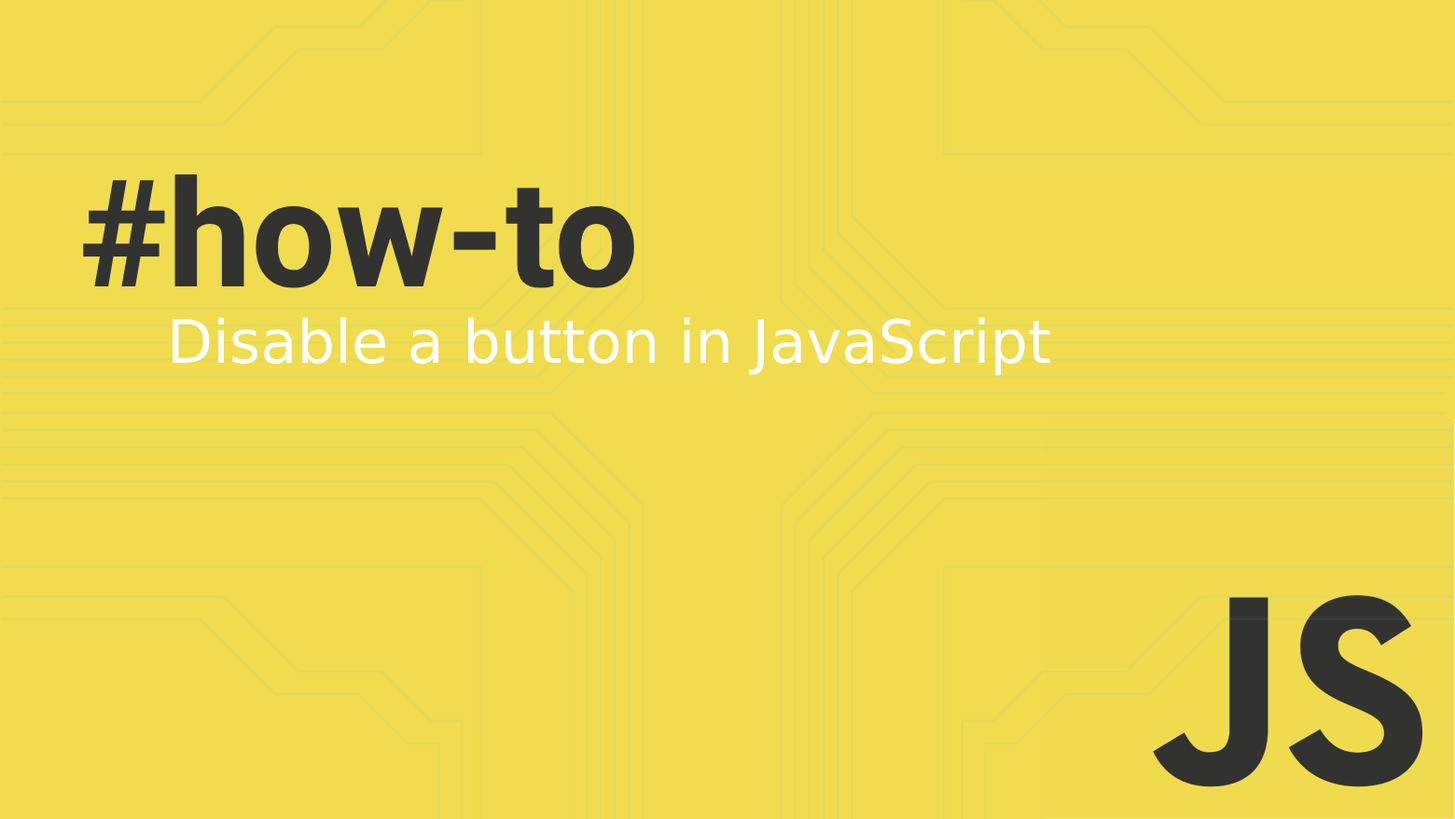
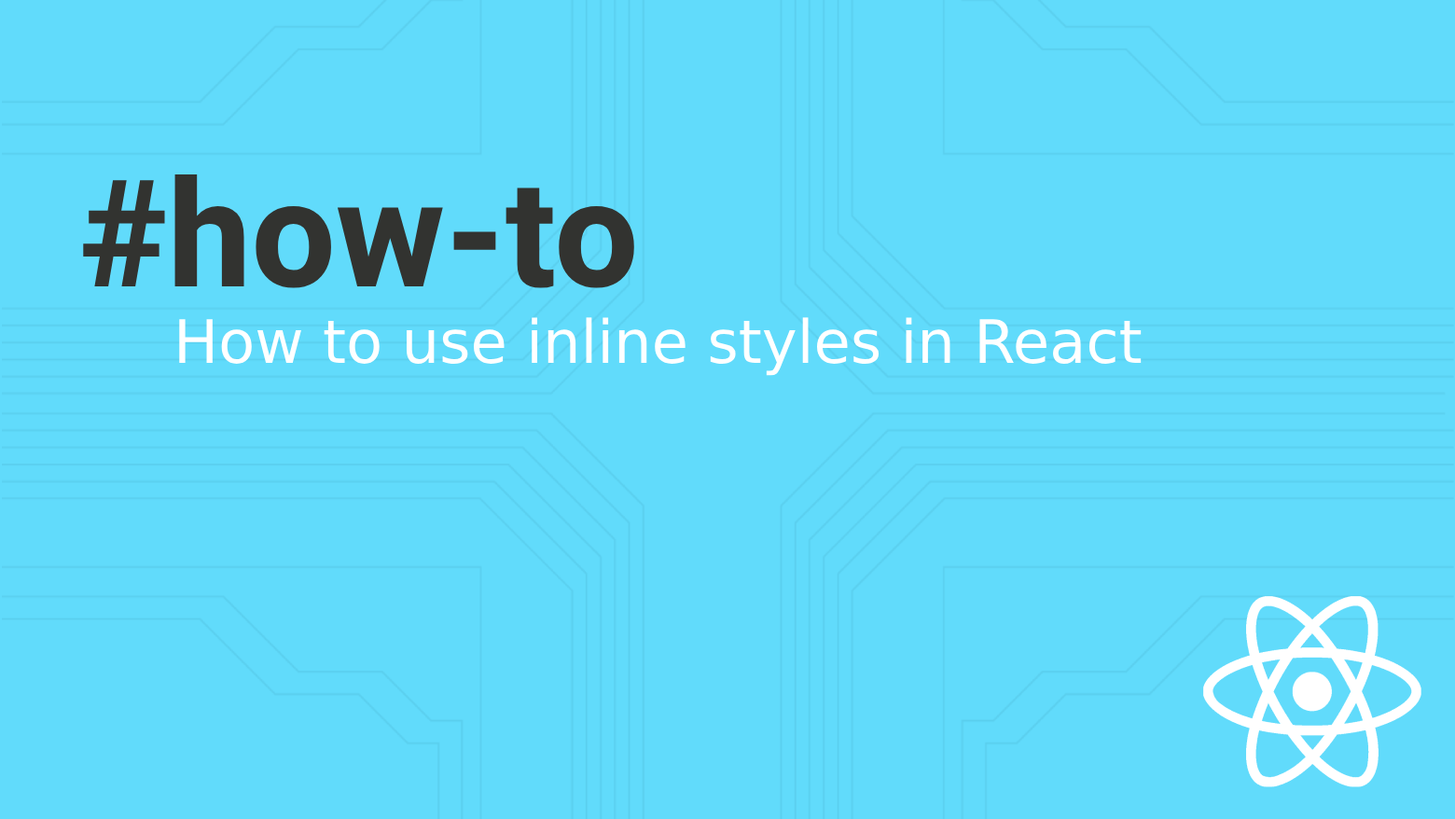
The second 1455px x 819px image is a revision of the first. Changes to its layers:
renamed "Disable a button in JavaScript" to "How to use inline styles in Reac", painted on it over [172, 317, 1142, 376]
added layer "react logo" above "JavaScript-logo" over [1203, 595, 1422, 788]
hid "JavaScript-logo", moved it above "Kształt 1" over [1045, 418, 1455, 819]
hid "Warstwa 2" over [0, 0, 1455, 819]
